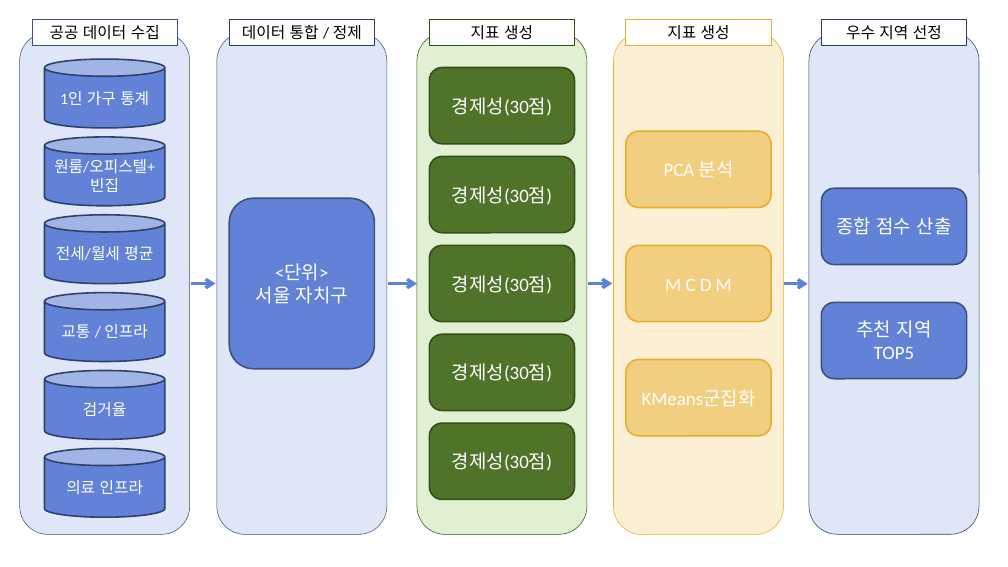
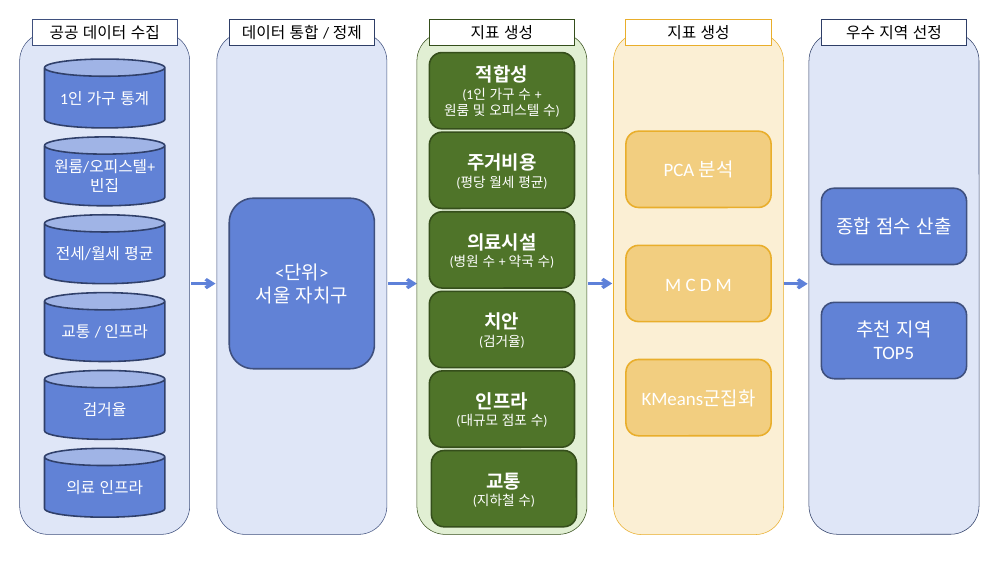
Before and after one commit to hzlloni/SingleHousing_Analysis, a slide deck: slide 1 of 데이터 흐름도.pptx. Drawn at 1008x567 pixels with LibreOffice and Linux fonts; fonts in the diff are those of the drawing. Boxes give left, top, right and bottom in pixels: in the first picture for what was removed or moved away, otherwise in the second. Text is boxed around its words. In the diff, an @@ line names an element or a change of style, - is before the commit and + after.

Commit message:
데이터 흐름도
01.20

```diff
--- a/데이터 흐름도.pptx
+++ b/데이터 흐름도.pptx
@@ rounded rectangle "적합성": place and size @@
-rounded rectangle "적합성" at bbox=[430, 67, 575, 144]
+rounded rectangle "적합성" at bbox=[430, 53, 575, 129]
@@ text in rounded rectangle at bbox=[444, 87, 560, 117]: text changed; size 18 to 13 pt @@
-경제성(30점)
+적합성
+(1인 가구 수 +
+원룸 및 오피스텔 수)
@@ rounded rectangle "주거비용": place and size @@
-rounded rectangle "주거비용" at bbox=[430, 157, 575, 233]
+rounded rectangle "주거비용" at bbox=[430, 132, 575, 209]
@@ text in rounded rectangle at bbox=[456, 153, 547, 189]: text changed; size 18 to 13 pt @@
-경제성(30점)
+주거비용
+(평당 월세 평균)
@@ rounded rectangle "의료시설": place and size @@
-rounded rectangle "의료시설" at bbox=[430, 246, 575, 322]
+rounded rectangle "의료시설" at bbox=[430, 212, 575, 288]
@@ text in rounded rectangle at bbox=[450, 233, 555, 268]: text changed; size 18 to 13 pt @@
-경제성(30점)
+의료시설
+(병원 수 + 약국 수)
@@ rounded rectangle "치안": place and size @@
-rounded rectangle "치안" at bbox=[430, 334, 575, 411]
+rounded rectangle "치안" at bbox=[430, 291, 575, 368]
@@ text in rounded rectangle at bbox=[479, 312, 525, 348]: text changed; size 18 to 13 pt @@
-경제성(30점)
+치안
+(검거율)
@@ rounded rectangle "인프라": place and size @@
-rounded rectangle "인프라" at bbox=[430, 423, 575, 500]
+rounded rectangle "인프라" at bbox=[430, 371, 575, 448]
@@ text in rounded rectangle at bbox=[456, 392, 548, 427]: text changed; size 18 to 13 pt @@
-경제성(30점)
+인프라
+(대규모 점포 수)
@@ rounded rectangle added at bbox=[432, 451, 577, 527], fill #4F7429, outline #354E1B 1.5 pt, 13 pt, text #FFFFFF @@
+교통
+(지하철 수)
```
